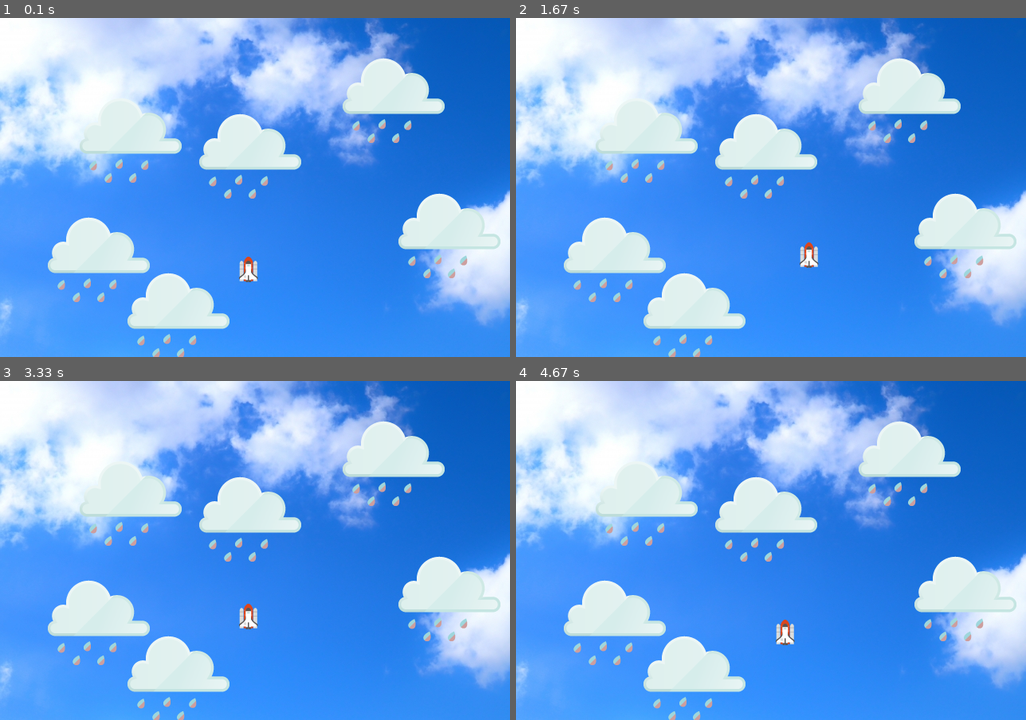
Above: before the commit, frames 1-4 (two rows, left to right).
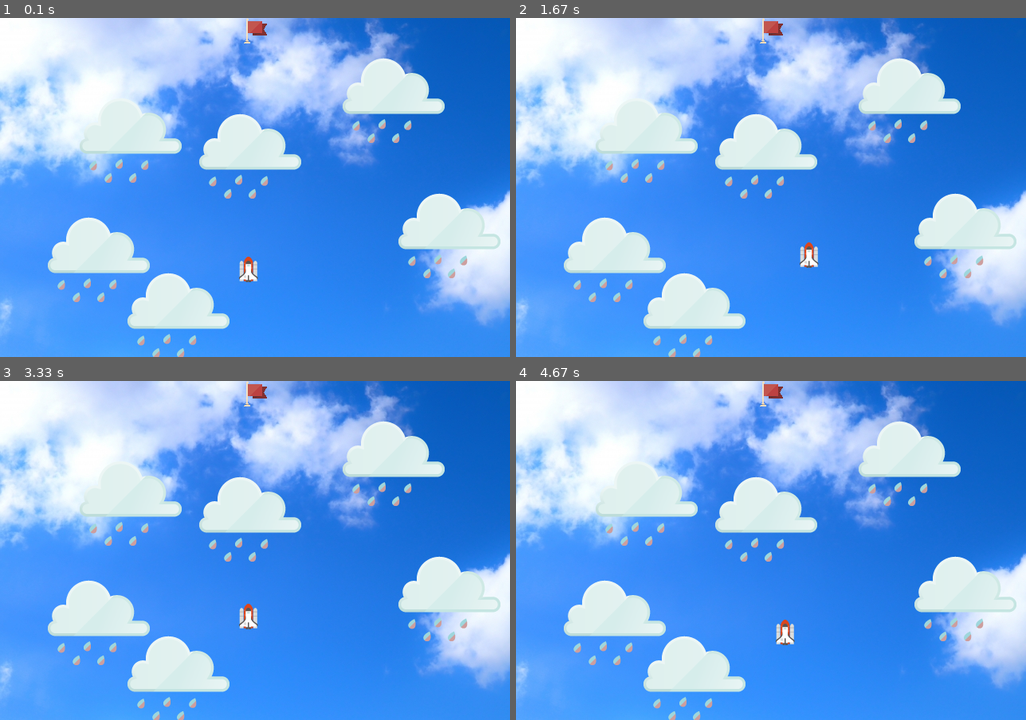
Above: after the commit, the same moments.

Repository: pheni-18/pygame-practice
Game: pygame game, started from app.py
Two runs of this game, one before a commit and one after it. Both use one fixed random seed, a clock stepped at 60 frames per second and the inputs below.
Inputs:
- Up to frame 1 (0.1 s): no input
- Up to frame 2 (1.67 s): hold Right 0.33-0.8 s; hold Up 0.83-1.13 s; hold Right 1.17-1.63 s
- Up to frame 3 (3.33 s): hold Left 1.67-2.2 s; hold Down 2.23-2.53 s; hold Left 2.57-2.97 s; hold Up from 3 s (still down)
- Up to frame 4 (4.67 s): release Up at 3.37 s; hold Right 3.4-4.03 s; hold Down 4.07-4.43 s; hold Left from 4.47 s (still down)

The runs differ from the first frame. In frame 1, 0.2% of the frame differs, in the area x 47-53%, y 0-8%; in frame 2, 0.2%; in frame 3, 0.2%; in frame 4, 0.2%.

Commit message:
Add goal

Diff:
--- a/app.py
+++ b/app.py
@@ -18,9 +18,19 @@
 pg.display.set_caption('Pygame Practice')
 # pg.mouse.set_visible(False)
 
-background_image_path = os.path.join(IMAGE_DIR,'background.jpeg')
+used_screen = [[0] * (SCREEN_HEIGHT + 1) for _ in range(SCREEN_WIDTH + 1)]
+
+background_image_path = os.path.join(IMAGE_DIR, 'background.jpeg')
 background_image = pg.image.load(background_image_path)
 
+finish_image_path = os.path.join(IMAGE_DIR, 'finish.jpeg')
+finish_image = pg.image.load(finish_image_path)
+
+font = pg.font.Font(None, 80)
+finish_text = font.render('FINISH', False, pg.Color('white'))
+
+
+# player
 player_image_path = os.path.join(IMAGE_DIR, 'icon.png')
 player_image = pg.image.load(player_image_path)
 player_x = 300
@@ -30,13 +40,29 @@
 
 MOVE_DISTANCE = 1
 
+# goal
+goal_image_path = os.path.join(IMAGE_DIR, 'goal.png')
+goal_image = pg.image.load(goal_image_path)
+GOAL_WIDTH = 29
+GOAL_HEIGHT = 32
+goal_image = pg.transform.scale(goal_image, (GOAL_WIDTH, GOAL_HEIGHT))
+goal_x = (SCREEN_WIDTH // 2) - (GOAL_WIDTH // 2)  # horizontal align center
+goal_y = 0
+
+for x in range(goal_x, goal_x + GOAL_WIDTH + 1):
+    for y in range(goal_y, goal_y + GOAL_HEIGHT + 1):
+        if not ((0 <= x <= SCREEN_WIDTH) and (0 <= y <= SCREEN_HEIGHT)):
+            continue
+
+        used_screen[x][y] = 2
+
+# obstacle
 obstacle_image_path = os.path.join(IMAGE_DIR, 'obstacle.png')
 obstacle_image = pg.image.load(obstacle_image_path)
 obstacle_rects = [(100, 100), (60, 250), (160, 320), (250, 120), (500, 220), (430, 50)]
 OBSTACLE_WIDTH = 129
 OBSTACLE_HEIGHT = 107
 
-used_screen = [[0] * (SCREEN_HEIGHT + 1) for _ in range(SCREEN_WIDTH + 1)]
 for obstacle_rect in obstacle_rects:
     obstacle_x = obstacle_rect[0]
     obstacle_y = obstacle_rect[1]
@@ -60,6 +86,19 @@
     return True
 
 
+def reached_goal(player_x: int, player_y: int):
+    for x in range(player_x, player_x + PLAYER_WIDTH + 1):
+        for y in range(player_y, player_y + PLAYER_HEIGHT + 1):
+            if not ((0 <= x <= SCREEN_WIDTH) and (0 <= y <= SCREEN_HEIGHT)):
+                continue
+
+            if used_screen[x][y] == 2:
+                return True
+
+    return False
+
+
+finish = False
 stop = False
 while not stop:
     for event in pg.event.get():
@@ -68,6 +107,12 @@
         elif event.type == pg.KEYDOWN:
             if event.key == pg.K_ESCAPE:
                 stop = True
+
+    if finish:
+        screen.blit(finish_image, (0, 0))
+        screen.blit(finish_text, (300, 180))
+        pg.display.update()
+        continue
 
     key_state = pg.key.get_pressed()
     tmp_player_rect = [player_x, player_y]
@@ -83,7 +128,10 @@
     if can_move(tmp_player_rect[0], tmp_player_rect[1]):
         player_x, player_y = tmp_player_rect
 
+    finish = reached_goal(player_x, player_y)
+
     screen.blit(background_image, (0, 0))
+    screen.blit(goal_image, (goal_x, goal_y))
     screen.blit(player_image, (player_x, player_y))
 
     for obstacle_rect in obstacle_rects:
Binary file added: images/finish.jpeg
Binary file added: images/goal.png
